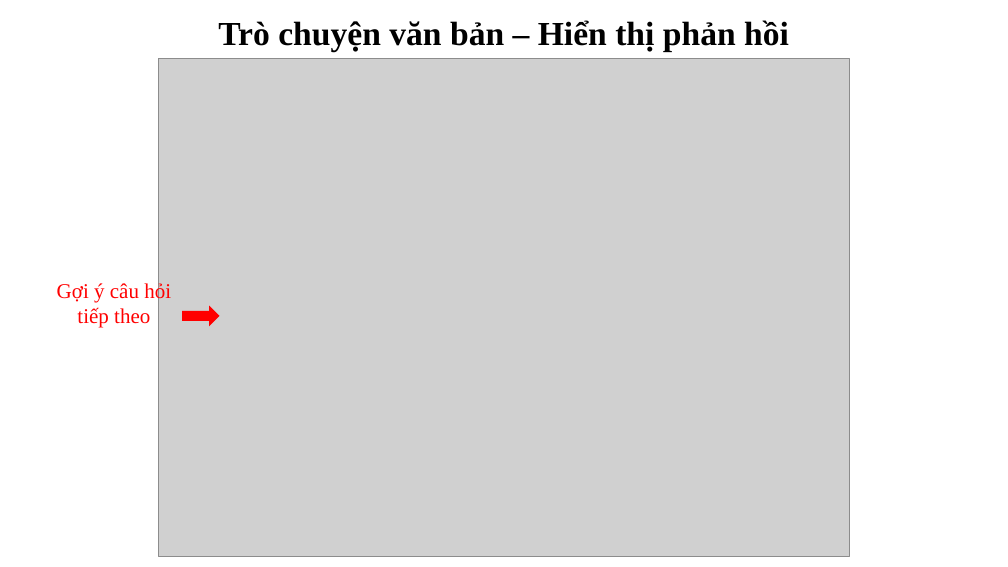
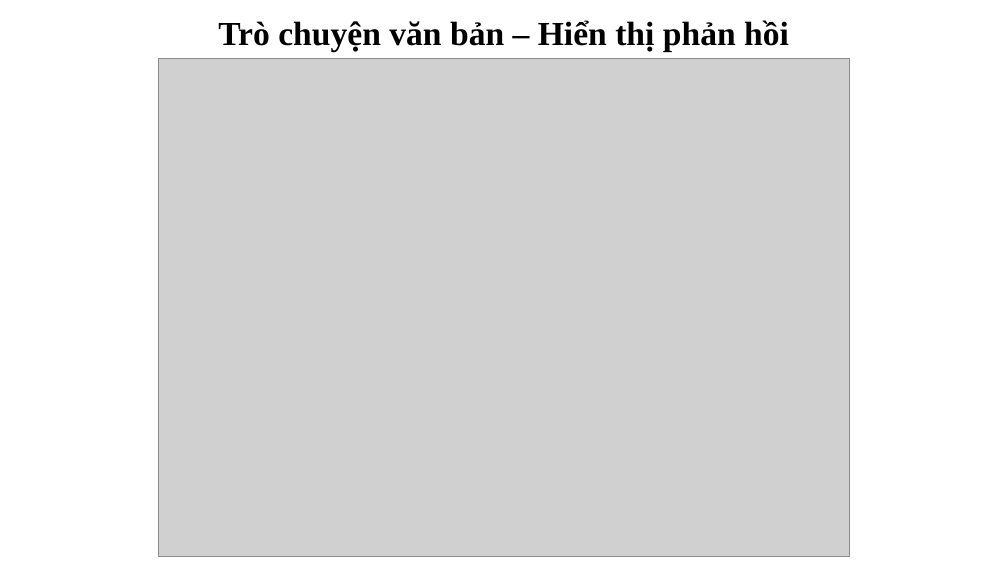
Before and after one commit to ngovanuc/Vietnamese_History_Chatbot, a slide deck: slide 37 of documents/slide bao cao.pptx (slide 36 before the commit). Drawn at 1008x567 pixels with LibreOffice and Linux fonts; fonts in the diff are those of the drawing; grey boxes stand for pictures. Boxes give left, top, right and bottom in pixels: in the first picture for what was removed or moved away, otherwise in the second. Text is boxed around its words. In the diff, an @@ line names an element or a change of style, - is before the commit and + after.

```diff
--- a/documents/slide bao cao.pptx
+++ b/documents/slide bao cao.pptx
@@ text removed at [57,282,171,328] @@
-Gợi ý câu hỏi tiếp theo
@@ right arrow removed at [183,308,219,324] @@
```
Also in this commit, not shown: 6 other slides changed, 1 slide added, 6 other files.
